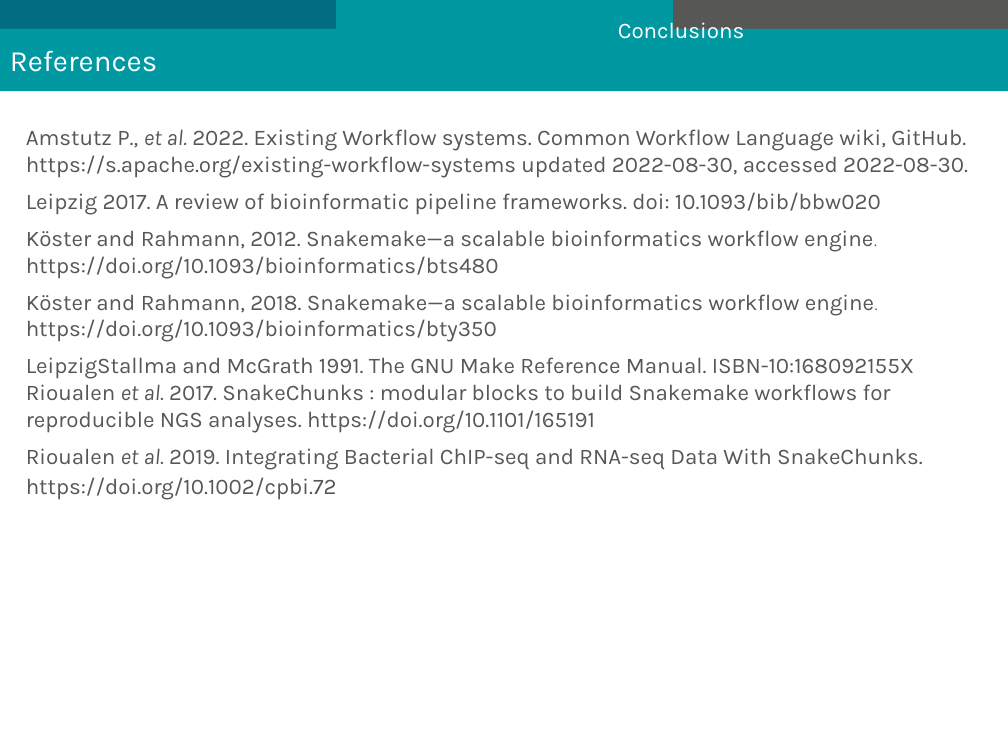
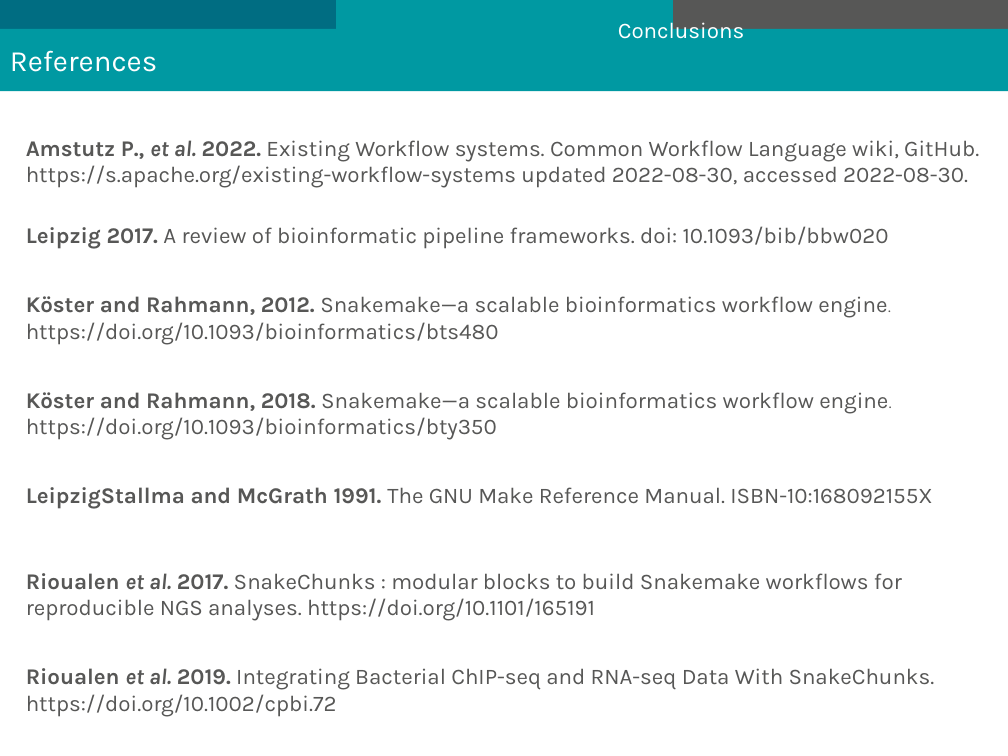
Before and after one commit to mesocentre-clermont-auvergne/formation_fair, a slide deck: slide 18 of fair_environnement/snakemake_cours/introduction_snakemake.odp (slide 17 before the commit). Drawn at 1008x756 pixels with LibreOffice and Linux fonts; fonts in the diff are those of the drawing; background and template pictures are left out. Boxes give left, top, right and bottom in pixels: in the first picture for what was removed or moved away, otherwise in the second. Text is boxed around its words. In the diff, an @@ line names an element or a change of style, - is before the commit and + after.

```diff
--- a/fair_environnement/snakemake_cours/introduction_snakemake.odp
+++ b/fair_environnement/snakemake_cours/introduction_snakemake.odp
@@ text "Amstutz P., et al. 2022. ..." moved from (x1=26, y1=129, x2=968, y2=500) to (x1=26, y1=140, x2=979, y2=717) @@
@@ text "Amstutz P., et al. 2022. ..." at (x1=26, y1=140, x2=979, y2=717): bold on in "Amstutz P., et al. 2022.", "Leipzig 2017.", "Köster and Rahmann, 2012.", "Köster and Rahmann, 2018." and 3 more places; more space between paragraphs @@
```
Also in this commit, not shown: 15 other slides changed, 1 slide added, 1 other file.
